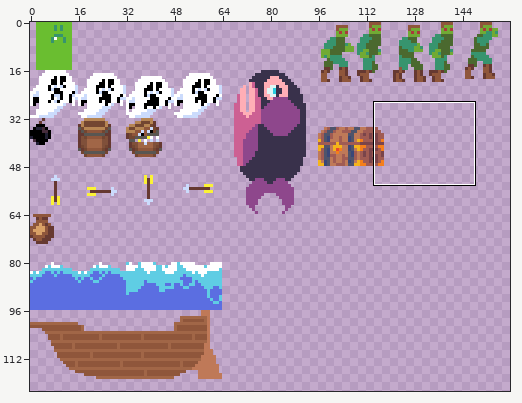
A sprite sheet gets an edit: resources/textures/Entities.png. Above: a wide view before the commit, with the close-up outlined.
Close-up. The starting point:
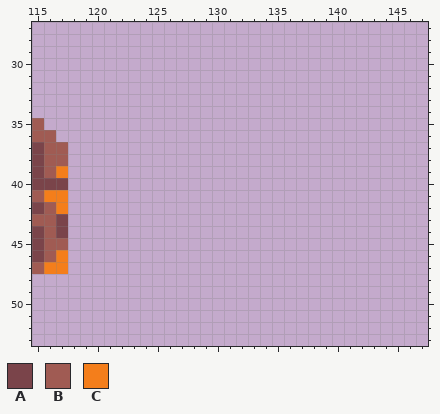
The file is 512x512 pixels. Colours within 5 levels of each other are drawn and written as one. Shown: x 115..147, y 27..53. The wide view leaves out empty margins.
Palette (. is transparent): A #7a444a  B #a05b53  C #f47e1b
Pixels before, first column x 115:
35 B..
36 BB.
37 ABB
38 ABB
39 ABC
40 AAA
41 BCC
42 ABC
43 BBA
44 ABA
45 ABB
46 ABC
47 BCC
Now the later version:
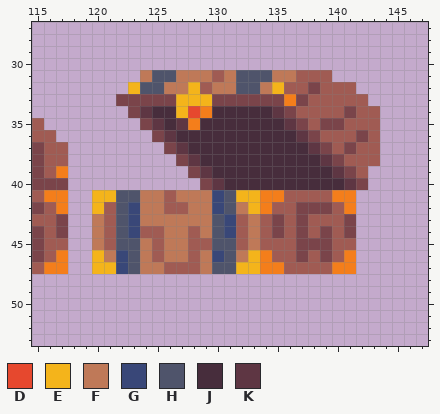
Colours new in this view: D #e6482e  E #f4b41b  F #bf7958  G #394778  H #4f546b  J #472d3c  K #5e3643
Difference:
Changed rows in their new state; - is an unchanged pixel.
first column x 120:
31 ----FHHFFFBFHHHFFBBB----
32 ---EHHFFEBFFHHFEBBABBB--
33 --AAAAAEEEAAAAAACABBBBB-
34 ---AKJJEDCJJJJJKABBBBABB
35 ----AKJKCJJJJJJJKABAABBB
36 -----AKJJJJJJJJJJKABBBAB
37 ------AKJJJJJJJJJJKABABB
38 -------AKJJJJJJJJJJKABBB
39 --------AKJJJJJJJJJJKAB-
40 ---------AKJJJJJJJJJJKA-
41 EEHHFFBFFFGHEECCBBBBCC--
42 EBHGFFBBFFGHFECBBAAABC--
43 FBHGFFFFFFHGBFBABABBBA--
44 FBHGBBFFBFHGBFBABABABA--
45 FBHHFBFFBBHHBFBBBAAABB--
46 EFGHFBFFBFGHFECBBABABC--
47 EEGHFFBBBFHHEECCBBBBCC--
Changed places in both close-ups, as pixel boxes (x1, y1, x2, y2):
added: (92, 70, 380, 274)
